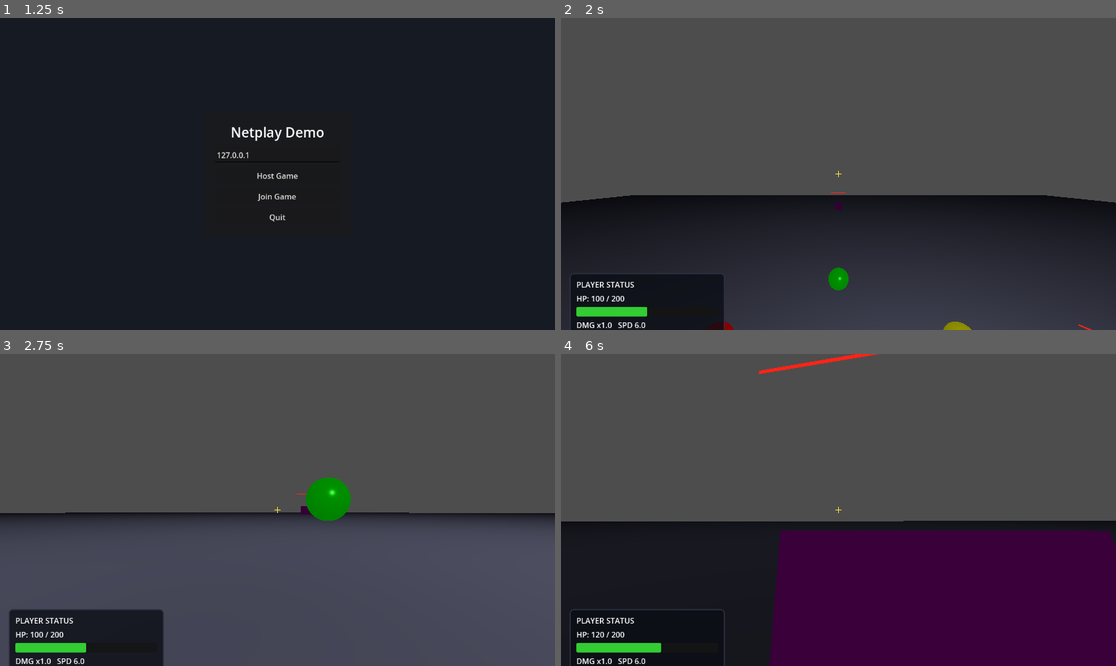
Above: before the commit, frames 1-4 (two rows, left to right).
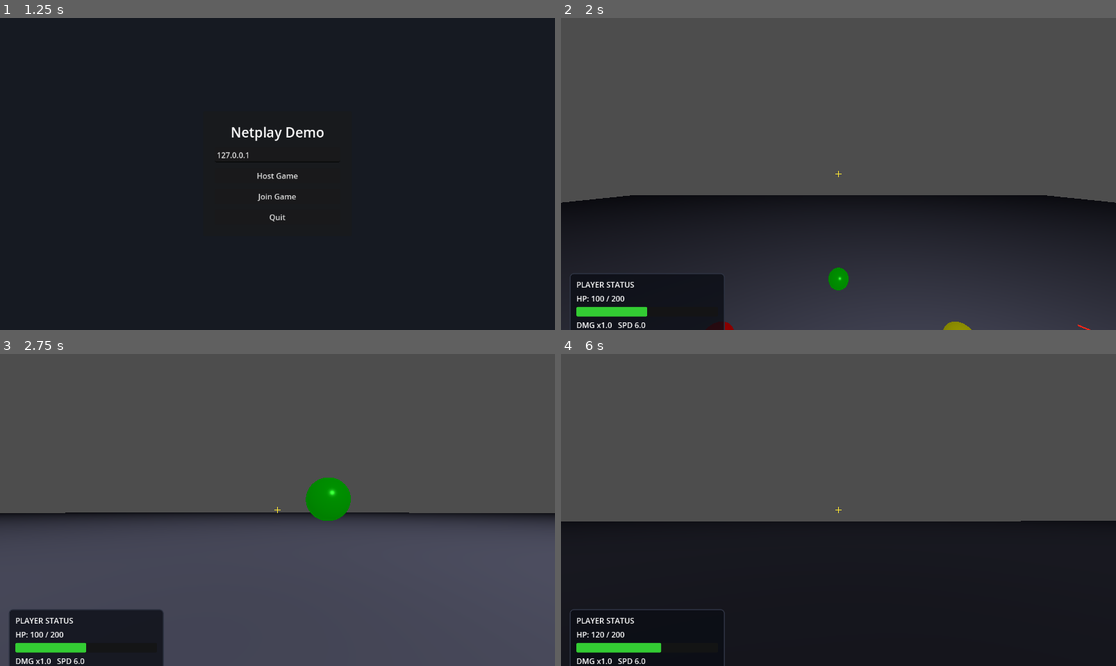
Above: after the commit, the same moments.

Repository: dang2112/3d-2-minute-boss-fight
Game: Godot game, scene res://scenes/main_menu.tscn
Two runs of this game, one before a commit and one after it. Both use one fixed random seed, a clock stepped at 60 frames per second and the inputs below.
Inputs (mouse positions are in pixels of both pictures, inside the frame that each line leads up to):
- Up to frame 1 (1.25 s): tap Enter at 0.5 s; move the mouse to (399, 158) at 0.52 s; hold D (move_right) from 0.53 s (still down); hold F (interact) from 0.53 s (still down); tap Space (jump) at 0.77 s
- Up to frame 2 (2 s): release D (move_right) at 1.25 s; release F (interact) at 1.25 s; click "Host Game" at 1.25 s
- Up to frame 3 (2.75 s): move the mouse to (249, 510) at 2.02 s; hold W (move_forward) from 2.03 s (still down); tap F (interact) at 2.1 s; tap Space (jump) at 2.27 s
- Up to frame 4 (6 s): keep holding W (move_forward); move the mouse to (849, 503) at 2.77 s; hold F (interact) 2.78-3.53 s; click (849, 503) at 2.85 s; move the mouse to (832, 516) at 3.52 s; tap F (interact) at 3.6, 5.3 s; tap Space (jump) at 3.77, 4.52, 5.27 s; move the mouse to (877, 513) at 4.27 s; hold F (interact) 4.28-5.03 s; tap M (ui_menu) at 4.9 s; move the mouse to (794, 506) at 5.02 s; click (794, 506) at 5.1 s; move the mouse to (844, 510) at 5.77 s; hold F (interact) from 5.78 s (still down)

Frame 1 is identical in both runs. In frame 2, less than 0.1% of the frame differs, in the area x 48-96%, y 55-100%; in frame 3, less than 0.1%; in frame 4, 27%, in the area x 35-100%, y 0-100%.

Commit message:
fix: stabilize multiplayer sync, revive flow, and endgame UI

Diff:
--- a/project.godot
+++ b/project.godot
@@ -21,6 +21,11 @@
 
 [input]
 
+ui_menu={
+"deadzone": 0.2,
+"events": [Object(InputEventKey,"resource_local_to_scene":false,"resource_name":"","device":-1,"window_id":0,"alt_pressed":false,"shift_pressed":false,"ctrl_pressed":false,"meta_pressed":false,"pressed":false,"keycode":0,"physical_keycode":77,"key_label":0,"unicode":109,"location":0,"echo":false,"script":null)
+]
+}
 move_forward={
 "deadzone": 0.2,
 "events": [Object(InputEventKey,"resource_local_to_scene":false,"resource_name":"","device":-1,"window_id":0,"alt_press …(192 unchanged characters)…
@@ -61,8 +66,3 @@
 "events": [Object(InputEventKey,"resource_local_to_scene":false,"resource_name":"","device":-1,"window_id":0,"alt_press …(192 unchanged characters)…
 ]
 }
-ui_menu={
-"deadzone": 0.2,
-"events": [Object(InputEventKey,"resource_local_to_scene":false,"resource_name":"","device":-1,"window_id":0,"alt_pressed":false,"shift_pressed":false,"ctrl_pressed":false,"meta_pressed":false,"pressed":false,"keycode":0,"physical_keycode":77,"key_label":0,"unicode":109,"location":0,"echo":false,"script":null)
-]
-}
--- a/scenes/game.tscn
+++ b/scenes/game.tscn
@@ -28,24 +28,6 @@
 size = Vector3(100, 1, 100)
 material = SubResource("StandardMaterial3D_8cj0n")
 
-[node name="DemoObstacle" parent="NavigationRegion3D" instance=ExtResource("2_lnu2h")]
-transform = Transform3D(1, 0, 0, 0, 1, 0, 0, 0, 1, 3.34508, 0.8787, 0)
-
-[node name="EnemyTarget" parent="NavigationRegion3D" instance=ExtResource("3_lbhrr")]
-transform = Transform3D(1, 0, 0, 0, 1, 0, 0, 0, 1, 5.21216, 1.09682, 0)
-
-[node name="PlatonicEnemyAI" parent="NavigationRegion3D" instance=ExtResource("4_lbhrr")]
-transform = Transform3D(1, 0, 0, 0, 1, 0, 0, 0, 1, 9.38566, 1.30363, 0)
-
-[node name="RangedEnemy" parent="NavigationRegion3D" instance=ExtResource("6_ranged")]
-transform = Transform3D(1, 0, 0, 0, 1, 0, 0, 0, 1, -9.0, 1.30363, 0)
-
-[node name="TankEnemy" parent="NavigationRegion3D" instance=ExtResource("8_tank")]
-transform = Transform3D(1, 0, 0, 0, 1, 0, 0, 0, 1, -15.0, 1.30363, 10.0)
-
-[node name="Boss" parent="NavigationRegion3D" instance=ExtResource("9_boss")]
-transform = Transform3D(1, 0, 0, 0, 1, 0, 0, 0, 1, 0.0, 1.30363, -30.0)
-
 [node name="OmniLight3D" type="OmniLight3D" parent="."]
 transform = Transform3D(1, 0, 0, 0, 1, 0, 0, 0, 1, 2.39118, 5.97082, 0)
 omni_range = 4096.0
--- a/scenes/game_hud.tscn
+++ b/scenes/game_hud.tscn
@@ -17,6 +17,14 @@
 
 [node name="HUD" type="CanvasLayer"]
 script = ExtResource("1_hud")
+
+[node name="DimOverlay" type="ColorRect" parent="."]
+anchor_left = 0.0
+anchor_top = 0.0
+anchor_right = 1.0
+anchor_bottom = 1.0
+color = Color(0, 0, 0, 0.72)
+visible = false
 
 [node name="Crosshair" type="Control" parent="."]
 anchor_left = 0.0
@@ -61,40 +69,66 @@
 [node name="BuffLabel" type="Label" parent="RootPanel/Margin/VBox"]
 text = "DMG x1.0   SPD 6.0"
 
-[node name="VictoryScreen" type="PanelContainer" parent="."]
+[node name="VictoryScreen" type="CenterContainer" parent="."]
 anchor_left = 0.0
 anchor_top = 0.0
 anchor_right = 1.0
 anchor_bottom = 1.0
+mouse_filter = 2
 visible = false
+
+[node name="VictoryPanel" type="PanelContainer" parent="VictoryScreen"]
+custom_minimum_size = Vector2(520, 260)
 theme_override_styles/panel = SubResource("StyleBoxFlat_panel")
 
-[node name="VBoxContainer" type="VBoxContainer" parent="VictoryScreen"]
+[node name="MarginContainer" type="MarginContainer" parent="VictoryScreen/VictoryPanel"]
+theme_override_constants/margin_left = 24
+theme_override_constants/margin_top = 24
+theme_override_constants/margin_right = 24
+theme_override_constants/margin_bottom = 24
+
+[node name="VBoxContainer" type="VBoxContainer" parent="VictoryScreen/VictoryPanel/MarginContainer"]
 alignment = 1
+theme_override_constants/separation = 12
 
-[node name="Title" type="Label" parent="VictoryScreen/VBoxContainer"]
+[node name="Title" type="Label" parent="VictoryScreen/VictoryPanel/MarginContainer/VBoxContainer"]
+horizontal_alignment = 1
 text = "VICTORY!"
 theme_override_font_sizes/font_size = 48
 
-[node name="Message" type="Label" parent="VictoryScreen/VBoxContainer"]
+[node name="Message" type="Label" parent="VictoryScreen/VictoryPanel/MarginContainer/VBoxContainer"]
+horizontal_alignment = 1
 text = "Boss Defeated! Press M to Return to Menu"
 theme_override_font_sizes/font_size = 24
 
-[node name="GameOverScreen" type="PanelContainer" parent="."]
+[node name="GameOverScreen" type="CenterContainer" parent="."]
 anchor_left = 0.0
 anchor_top = 0.0
 anchor_right = 1.0
 anchor_bottom = 1.0
+mouse_filter = 2
 visible = false
+
+[node name="GameOverPanel" type="PanelContainer" parent="GameOverScreen"]
+custom_minimum_size = Vector2(520, 260)
 theme_override_styles/panel = SubResource("StyleBoxFlat_panel")
 
-[node name="VBoxContainer" type="VBoxContainer" parent="GameOverScreen"]
+[node name="MarginContainer" type="MarginContainer" parent="GameOverScreen/GameOverPanel"]
+theme_override_constants/margin_left = 24
+theme_override_constants/margin_top = 24
+theme_override_constants/margin_right = 24
+theme_override_constants/margin_bottom = 24
+
+[node name="VBoxContainer" type="VBoxContainer" parent="GameOverScreen/GameOverPanel/MarginContainer"]
 alignment = 1
+theme_override_constants/separation = 12
 
-[node name="Title" type="Label" parent="GameOverScreen/VBoxContainer"]
+[node name="Title" type="Label" parent="GameOverScreen/GameOverPanel/MarginContainer/VBoxContainer"]
+horizontal_alignment = 1
 text = "GAME OVER"
 theme_override_font_sizes/font_size = 48
 
-[node name="Message" type="Label" parent="GameOverScreen/VBoxContainer"]
+[node name="Message" type="Label" parent="GameOverScreen/GameOverPanel/MarginContainer/VBoxContainer"]
+horizontal_alignment = 1
 text = "All Players Defeated! Press M to Return to Menu"
 theme_override_font_sizes/font_size = 24
--- a/scripts/boss.gd
+++ b/scripts/boss.gd
@@ -38,6 +38,11 @@
 
 func _physics_process(delta):
 	if multiplayer.has_multiplayer_peer() and not multiplayer.is_server():
+		return
+
+	if _is_match_finished():
+		velocity = Vector3.ZERO
+		move_and_slide()
 		return
 
 	if not is_on_floor():
@@ -208,7 +213,9 @@
 		"rotation": rotation,
 		"health": health,
 		"state": current_state,
-		"phase": current_phase
+		"phase": current_phase,
+		"sync_name": name,
+		"scene_path": "res://scenes/boss.tscn"
 	}
 
 func apply_sync_state(state: Dictionary):
@@ -223,3 +230,14 @@
 func _update_health_bar():
 	if health_bar and health_bar.has_method("update_from_health"):
 		health_bar.update_from_health(health, max_health)
+
+func _is_match_finished() -> bool:
+	var root_scene := get_tree().current_scene
+	if root_scene == null:
+		return false
+
+	var network_manager = root_scene.find_child("NetworkManager", true, false)
+	if network_manager == null:
+		return false
+
+	return network_manager.game_state == network_manager.GameState.VICTORY or network_manager.game_state == network_manager.GameState.GAME_OVER
--- a/scripts/game_hud.gd
+++ b/scripts/game_hud.gd
@@ -3,8 +3,11 @@
 @onready var health_bar: ProgressBar = $RootPanel/Margin/VBox/HealthBar
 @onready var health_label: Label = $RootPanel/Margin/VBox/HealthLabel
 @onready var buff_label: Label = $RootPanel/Margin/VBox/BuffLabel
-@onready var victory_screen: PanelContainer = $VictoryScreen
-@onready var game_over_screen: PanelContainer = $GameOverScreen
+@onready var root_panel: PanelContainer = $RootPanel
+@onready var dim_overlay: ColorRect = $DimOverlay
+@onready var crosshair: Control = $Crosshair
+@onready var victory_screen: CenterContainer = $VictoryScreen
+@onready var game_over_screen: CenterContainer = $GameOverScreen
 
 var local_player: Node = null
 var network_manager: Node = null
@@ -18,26 +21,38 @@
 	health_label.text = "HP: 100 / 200"
 	buff_label.text = "DMG x1.0   SPD 6.0"
 
-	# Find network manager
-	network_manager = get_tree().root.get_node_or_null("NetworkManager")
+	# Find network manager from the active game scene
+	network_manager = _find_network_manager()
 
 func _process(_delta):
+	if network_manager == null:
+		network_manager = _find_network_manager()
+
 	local_player = _find_local_player()
 
 	# Update game state screens
 	if network_manager:
 		match network_manager.game_state:
 			network_manager.GameState.VICTORY:
+				root_panel.visible = false
+				dim_overlay.visible = true
 				victory_screen.visible = true
 				game_over_screen.visible = false
+				crosshair.visible = false
 				return
 			network_manager.GameState.GAME_OVER:
+				root_panel.visible = false
+				dim_overlay.visible = true
 				game_over_screen.visible = true
 				victory_screen.visible = false
+				crosshair.visible = false
 				return
 			_:
+				root_panel.visible = true
+				dim_overlay.visible = false
 				victory_screen.visible = false
 				game_over_screen.visible = false
+				crosshair.visible = true
 
 	if not local_player:
 		health_label.text = "Waiting for player..."
@@ -60,6 +75,13 @@
 			return player
 	return null
 
+func _find_network_manager() -> Node:
+	var scene := get_tree().current_scene
+	if scene == null:
+		return null
+
+	return scene.find_child("NetworkManager", true, false)
+
 func _make_fill_style(color: Color) -> StyleBoxFlat:
 	var style := StyleBoxFlat.new()
 	style.bg_color = color
--- a/scripts/item.gd
+++ b/scripts/item.gd
@@ -135,7 +135,9 @@
 	return {
 		"position": global_position,
 		"item_type": item_type,
-		"is_collected": is_collected
+		"is_collected": is_collected,
+		"sync_name": name,
+		"scene_path": "res://scenes/item.tscn"
 	}
 
 func apply_sync_state(state: Dictionary):
@@ -145,3 +147,4 @@
 
 	global_position = state["position"]
 	item_type = state["item_type"]
+	_apply_item_color()
--- a/scripts/network_manager.gd
+++ b/scripts/network_manager.gd
@@ -52,6 +52,8 @@
 var game_state: GameState = GameState.SPAWNING
 var boss_spawn_timer: float = 0.0
 var boss_ranged_spawn_timer: float = 0.0
+var server_world_initializing := false
+var server_world_initialized := false
 
 func _get_navigation_region() -> Node3D:
 	"""Get or find navigation region"""
@@ -70,13 +72,10 @@
 
 func _ready():
 	_connect_multiplayer_signals()
-	# Delay spawn items/enemies to ensure scene tree is fully loaded
+	# Delay UI/world setup to ensure scene tree is fully loaded
 	await get_tree().process_frame
-	_spawn_items()
 	if multiplayer.is_server():
-		await get_tree().process_frame
-		_spawn_initial_enemies()
-		game_state = GameState.PLAYING
+		_initialize_server_world()
 
 func _physics_process(delta):
 	if multiplayer.has_multiplayer_peer() and multiplayer.is_server():
@@ -91,6 +90,7 @@
 
 	print("Server started")
 	_spawn_player_for_peer(multiplayer.get_unique_id())
+	_initialize_server_world()
 
 func join_game(ip):
 	peer = ENetMultiplayerPeer.new()
@@ -111,6 +111,27 @@
 	if not multiplayer.server_disconnected.is_connected(_on_server_disconnected):
 		multiplayer.server_disconnected.connect(_on_server_disconnected)
 
+func _initialize_server_world():
+	"""Spawn server-side items/enemies once multiplayer server is ready."""
+	if not multiplayer.is_server():
+		return
+	if server_world_initializing or server_world_initialized:
+		return
+
+	server_world_initializing = true
+
+	# Delay one frame so the scene tree and current scene are stable
+	await get_tree().process_frame
+
+	_spawn_items()
+	_spawn_initial_enemies()
+	game_state = GameState.PLAYING
+	boss = null
+	boss_ranged_spawn_timer = 0.0
+	server_world_initialized = true
+	server_world_initializing = false
+	print("Server world initialized")
+
 func _on_peer_connected(peer_id: int):
 	if not multiplayer.is_server():
 		return
@@ -198,9 +219,12 @@
 			var player = PLAYER_SCENE.instantiate()
 			nav_region.add_child(player)
 			player.configure_for_peer(peer_id)
+			player.call_deferred("_update_local_player_state")
 			players[peer_id] = player
 
 		players[peer_id].apply_sync_state(state["players"][peer_id_string])
+		if players[peer_id].player_peer_id == multiplayer.get_unique_id():
+			players[peer_id].call_deferred("_update_local_player_state")
 
 	for synced_object in get_tree().get_nodes_in_group("network_sync_objects"):
 		var object_path = str(synced_object.get_path())
@@ -301,12 +325,12 @@
 
 	match game_state:
 		GameState.PLAYING:
-			_check_enemies_alive()
-			if boss == null:
-				# All regular enemies dead - spawn boss
+			# Only spawn boss when all regular enemies are dead
+			if not _check_enemies_alive() and boss == null:
+				# All regular enemies dead - spawn boss once
 				_spawn_boss()
 				game_state = GameState.BOSS_FIGHT
-				print("Boss spawned! Entering BOSS_FIGHT state")
+				print("All enemies killed! Boss spawned! Entering BOSS_FIGHT state")
 
 		GameState.BOSS_FIGHT:
 			boss_ranged_spawn_timer += delta
@@ -369,12 +393,29 @@
 	for i in range(3):
 		var enemy = RANGED_SCENE.instantiate()
 		nav_region.add_child(enemy)
-		# Random position within arena bounds, far from center
+		# Spawn near a live player so the ranged enemy can reliably shoot,
+		# but keep enough space for dodging.
+		var anchor := _get_spawn_anchor_player_position()
 		var angle = randf() * TAU
-		var distance = randf_range(10.0, 15.0)
-		var pos = Vector3(cos(angle) * distance, 1, sin(angle) * distance)
+		var distance = randf_range(8.0, 11.0)
+		var pos = anchor + Vector3(cos(angle) * distance, 1, sin(angle) * distance)
 		enemy.global_position = pos
 		enemies.append(enemy)
+
+func _get_spawn_anchor_player_position() -> Vector3:
+	"""Pick a player position to bias boss-phase ranged spawns near combat."""
+	for peer_id in players.keys():
+		var player = players[peer_id]
+		if is_instance_valid(player) and not player.is_knocked:
+			return player.global_position
+
+	if not players.is_empty():
+		for peer_id in players.keys():
+			var player = players[peer_id]
+			if is_instance_valid(player):
+				return player.global_position
+
+	return Vector3.ZERO
 
 @rpc("authority", "reliable")
 func _broadcast_victory():
--- a/scripts/platonic_enemy_ai.gd
+++ b/scripts/platonic_enemy_ai.gd
@@ -30,6 +30,11 @@
 
 func _physics_process(delta):
 	if multiplayer.has_multiplayer_peer() and not multiplayer.is_server():
+		return
+
+	if _is_match_finished():
+		velocity = Vector3.ZERO
+		move_and_slide()
 		return
 
 	if not is_on_floor():
@@ -157,7 +162,9 @@
 		"velocity": velocity,
 		"rotation": rotation,
 		"health": health,
-		"state": current_state
+		"state": current_state,
+		"sync_name": name,
+		"scene_path": "res://scenes/platonic_enemy_ai.tscn"
 	}
 
 func apply_sync_state(state: Dictionary):
@@ -171,3 +178,14 @@
 func _update_health_bar():
 	if health_bar and health_bar.has_method("update_from_health"):
 		health_bar.update_from_health(health, max_health)
+
+func _is_match_finished() -> bool:
+	var root_scene := get_tree().current_scene
+	if root_scene == null:
+		return false
+
+	var network_manager = root_scene.find_child("NetworkManager", true, false)
+	if network_manager == null:
+		return false
+
+	return network_manager.game_state == network_manager.GameState.VICTORY or network_manager.game_state == network_manager.GameState.GAME_OVER
--- a/scripts/player_character.gd
+++ b/scripts/player_character.gd
@@ -15,6 +15,7 @@
 var health := 100
 var is_knocked := false
 var revivers: Array = []
+var reviver_heartbeat: Dictionary = {}
 var revive_progress: float = 0.0
 var revive_required: float = 3.0  # 3 seconds to revive
 var player_peer_id := 1
@@ -80,9 +81,7 @@
 		_return_to_main_menu()
 		return
 
-	# F key to interact (revive fallen player)
-	if event.is_action_pressed("interact") and not is_knocked:
-		_try_revive_nearby_player()
+	if _is_match_finished():
 		return
 
 	if event is InputEventMouseMotion:
@@ -91,8 +90,14 @@
 		_apply_view_rotation(look_yaw, look_pitch)
 
 func _physics_process(delta):
+	if _is_match_finished():
+		velocity = Vector3.ZERO
+		return
+
 	if is_local_player:
 		collect_input()
+		if Input.is_action_pressed("interact") and not is_knocked:
+			_try_revive_nearby_player()
 
 	if not multiplayer.has_multiplayer_peer():
 		server_input = collected_input.duplicate(true)
@@ -107,7 +112,6 @@
 	else:
 		if is_local_player:
 			send_input_to_server()
-			_update_revive_progress()
 
 func collect_input():
 	input_sequence += 1
@@ -152,6 +156,10 @@
 	pending_inputs.clear()
 
 func _process_authoritative_physics(delta):
+	if _is_match_finished():
+		velocity = Vector3.ZERO
+		return
+
 	if is_knocked:
 		# Knocked player can only wait for revive
 		velocity = Vector3.ZERO
@@ -207,6 +215,17 @@
 	look_pitch = clamp(pitch, -1.2, 1.2)
 	rotation.y = look_yaw
 	camera.rotation.x = look_pitch
+
+func _is_match_finished() -> bool:
+	var root_scene := get_tree().current_scene
+	if root_scene == null:
+		return false
+
+	var network_manager = root_scene.find_child("NetworkManager", true, false)
+	if network_manager == null:
+		return false
+
+	return network_manager.game_state == network_manager.GameState.VICTORY or network_manager.game_state == network_manager.GameState.GAME_OVER
 
 func pickup_item(item_type: int, effects: Dictionary):
 	"""Apply item effects to player"""
@@ -248,6 +267,7 @@
 	is_knocked = state.get("is_knocked", false)
 	if not is_local_player:
 		rotation.y = state["yaw"]
+	_update_local_player_state()
 
 func take_damage(amount):
 	if multiplayer.has_multiplayer_peer() and not multiplayer.is_server():
@@ -267,6 +287,7 @@
 	is_knocked = knocked
 	revive_progress = 0.0
 	revivers.clear()
+	reviver_heartbeat.clear()
 	if knocked:
 		velocity = Vector3.ZERO
 	print("Player %d knocked: %s" % [player_peer_id, knocked])
@@ -279,6 +300,7 @@
 	is_knocked = knocked
 	revive_progress = 0.0
 	revivers.clear()
+	reviver_heartbeat.clear()
 
 func _try_revive_nearby_player():
 	"""Check if looking at a knocked player nearby and start reviving"""
@@ -297,17 +319,25 @@
 
 	if target.is_knocked and target != self:
 		print("Starting revive on %s" % target.name)
-		_start_reviving.rpc_id(1, player_peer_id, target.player_peer_id)
-
-@rpc("any_peer", "reliable")
+		if multiplayer.is_server():
+			_start_reviving(player_peer_id, target.player_peer_id)
+		else:
+			_start_reviving.rpc_id(1, player_peer_id, target.player_peer_id)
+
+@rpc("any_peer", "call_local", "reliable")
 func _start_reviving(reviver_id: int, target_id: int):
 	if not multiplayer.is_server():
 		return
 
+	var network_manager = _get_network_manager()
+	if network_manager == null:
+		return
+
 	var target_player = null
-	for peer_id in get_parent().players:
-		if get_parent().players[peer_id].player_peer_id == target_id:
-			target_player = get_parent().players[peer_id]
+	for peer_id in network_manager.players.keys():
+		var candidate = network_manager.players[peer_id]
+		if is_instance_valid(candidate) and candidate.player_peer_id == target_id:
+			target_player = candidate
 			break
 
 	if target_player == null or not target_player.is_knocked:
@@ -317,9 +347,25 @@
 		target_player.revivers.append(reviver_id)
 		print("Reviver %d started reviving player %d" % [reviver_id, target_id])
 
+	target_player.reviver_heartbeat[reviver_id] = Time.get_ticks_msec() / 1000.0
+
 func _update_revive_progress():
 	"""Update revive progress for knocked players (server only)"""
-	if not is_knocked or revivers.is_empty():
+	if not is_knocked:
+		revive_progress = 0.0
+		revivers.clear()
+		reviver_heartbeat.clear()
+		return
+
+	var now: float = Time.get_ticks_msec() / 1000.0
+	var active_revivers: Array = []
+	for reviver_id in reviver_heartbeat.keys():
+		var last_seen: float = float(reviver_heartbeat[reviver_id])
+		if now - last_seen <= 0.35:
+			active_revivers.append(reviver_id)
+
+	revivers = active_revivers
+	if revivers.is_empty():
 		revive_progress = 0.0
 		return
 
@@ -335,8 +381,16 @@
 	health = 100  # Revive with full health
 	revive_progress = 0.0
 	revivers.clear()
+	reviver_heartbeat.clear()
 	print("Player %d revived!" % player_peer_id)
 	_broadcast_knocked_state.rpc(player_peer_id, false)
+
+func _get_network_manager() -> Node:
+	var root_scene := get_tree().current_scene
+	if root_scene == null:
+		return null
+
+	return root_scene.find_child("NetworkManager", true, false)
 
 func _return_to_main_menu():
 	_return_to_menu_rpc.rpc()
--- a/scripts/projectile.gd
+++ b/scripts/projectile.gd
@@ -3,6 +3,7 @@
 const PROJECTILE_SCENE_PATH := "res://scenes/projectile.tscn"
 
 @onready var mesh_instance: MeshInstance3D = $MeshInstance3D
+@onready var hit_area: Area3D = $Area3D
 
 var direction: Vector3 = Vector3.FORWARD
 var speed := 10.0
@@ -71,14 +72,16 @@
 		return
 
 	var query := PhysicsRayQueryParameters3D.create(start_position, end_position)
-	query.exclude = [self]
+	query.exclude = []
+	if hit_area:
+		query.exclude.append(hit_area.get_rid())
 	query.collide_with_bodies = true
 	query.collide_with_areas = true
 
 	if owner_path != NodePath():
 		var owner_node := get_node_or_null(owner_path)
-		if owner_node:
-			query.exclude.append(owner_node)
+		if owner_node and owner_node is CollisionObject3D:
+			query.exclude.append((owner_node as CollisionObject3D).get_rid())
 
 	var result := world.direct_space_state.intersect_ray(query)
 	if result.is_empty():
--- a/scripts/ranged_enemy.gd
+++ b/scripts/ranged_enemy.gd
@@ -33,6 +33,11 @@
 
 func _physics_process(delta):
 	if multiplayer.has_multiplayer_peer() and not multiplayer.is_server():
+		return
+
+	if _is_match_finished():
+		velocity = Vector3.ZERO
+		move_and_slide()
 		return
 
 	if not is_on_floor():
@@ -168,7 +173,9 @@
 		"velocity": velocity,
 		"rotation": rotation,
 		"health": health,
-		"state": current_state
+		"state": current_state,
+		"sync_name": name,
+		"scene_path": "res://scenes/ranged_enemy.tscn"
 	}
 
 func apply_sync_state(state: Dictionary):
@@ -182,3 +189,14 @@
 func _update_health_bar():
 	if health_bar and health_bar.has_method("update_from_health"):
 		health_bar.update_from_health(health, max_health)
+
+func _is_match_finished() -> bool:
+	var root_scene := get_tree().current_scene
+	if root_scene == null:
+		return false
+
+	var network_manager = root_scene.find_child("NetworkManager", true, false)
+	if network_manager == null:
+		return false
+
+	return network_manager.game_state == network_manager.GameState.VICTORY or network_manager.game_state == network_manager.GameState.GAME_OVER
--- a/scripts/tank_enemy.gd
+++ b/scripts/tank_enemy.gd
@@ -32,6 +32,11 @@
 
 func _physics_process(delta):
 	if multiplayer.has_multiplayer_peer() and not multiplayer.is_server():
+		return
+
+	if _is_match_finished():
+		velocity = Vector3.ZERO
+		move_and_slide()
 		return
 
 	if not is_on_floor():
@@ -155,7 +160,9 @@
 		"velocity": velocity,
 		"rotation": rotation,
 		"health": health,
-		"state": current_state
+		"state": current_state,
+		"sync_name": name,
+		"scene_path": "res://scenes/tank_enemy.tscn"
 	}
 
 func apply_sync_state(state: Dictionary):
@@ -169,3 +176,14 @@
 func _update_health_bar():
 	if health_bar and health_bar.has_method("update_from_health"):
 		health_bar.update_from_health(health, max_health)
+
+func _is_match_finished() -> bool:
+	var root_scene := get_tree().current_scene
+	if root_scene == null:
+		return false
+
+	var network_manager = root_scene.find_child("NetworkManager", true, false)
+	if network_manager == null:
+		return false
+
+	return network_manager.game_state == network_manager.GameState.VICTORY or network_manager.game_state == network_manager.GameState.GAME_OVER
